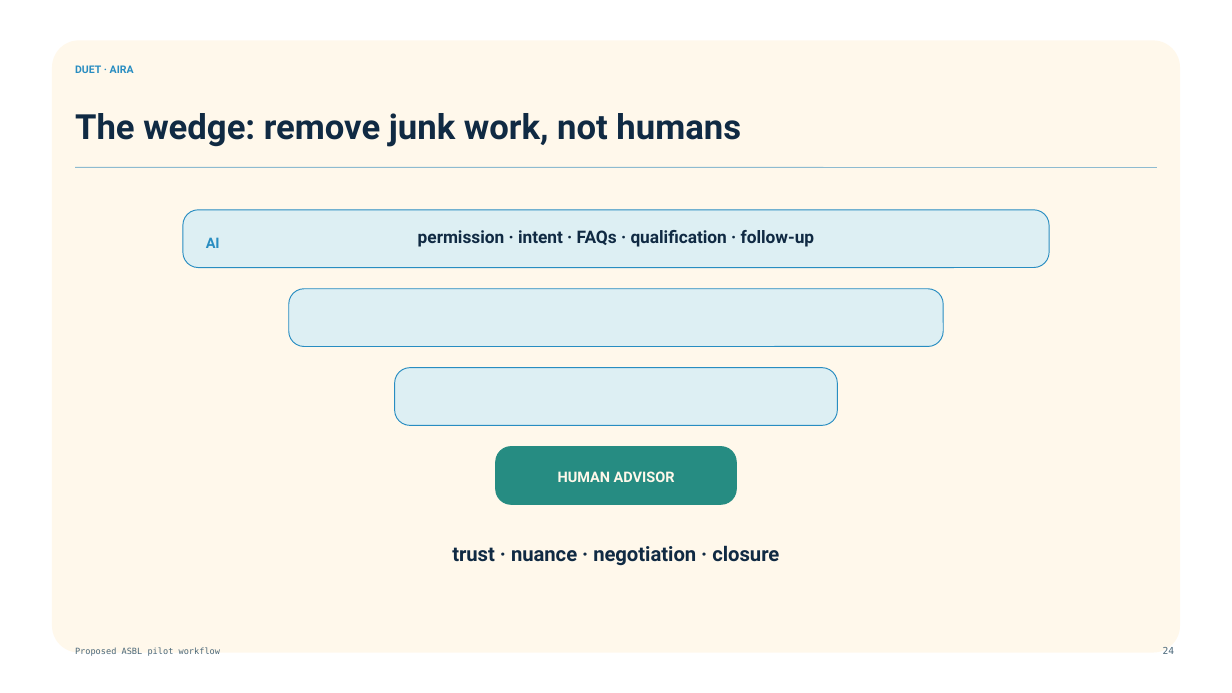
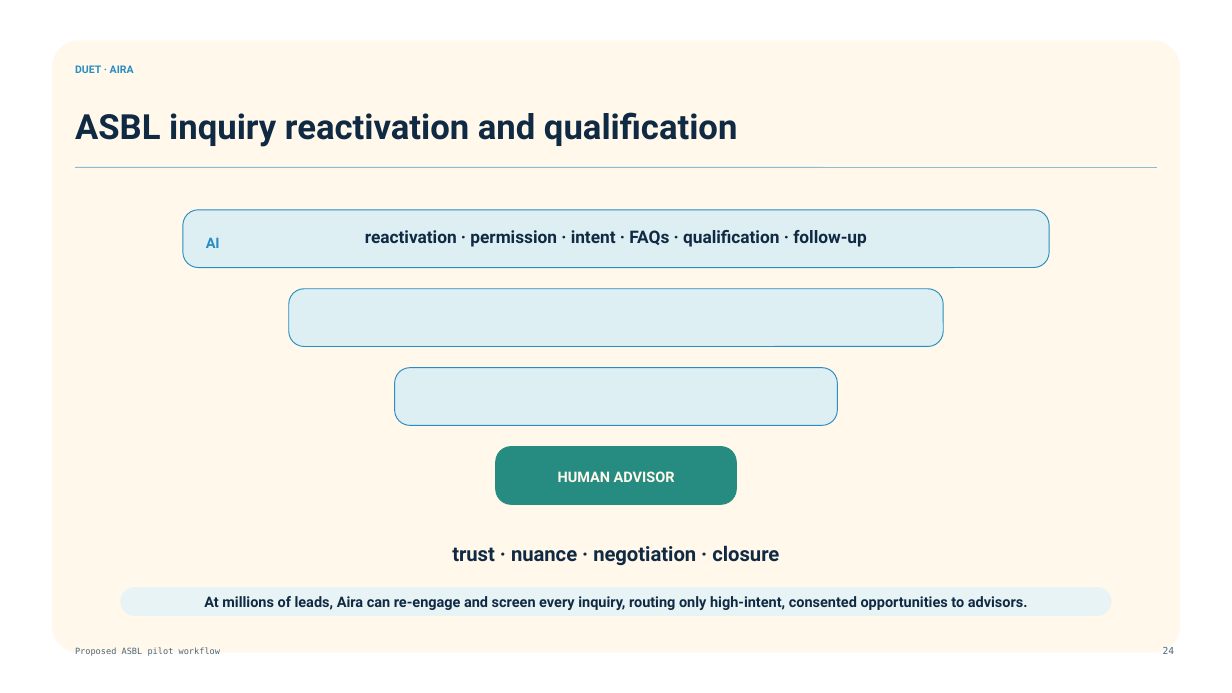
Before and after one commit to mssharatchandra/duet, a slide deck: slide 24 of docs/talk/Duet_Aira_Voice_AI_Tech_Talk_2026-08-25.pptx. Drawn at 1232x693 pixels with LibreOffice and Linux fonts; fonts in the diff are those of the drawing; background and template pictures are left out. Boxes give left, top, right and bottom in pixels: in the first picture for what was removed or moved away, otherwise in the second. Text is boxed around its words. In the diff, an @@ line names an element or a change of style, - is before the commit and + after.

Commit message:
docs: frame ASBL lead reactivation use case

```diff
--- a/docs/talk/Duet_Aira_Voice_AI_Tech_Talk_2026-08-25.pptx
+++ b/docs/talk/Duet_Aira_Voice_AI_Tech_Talk_2026-08-25.pptx
@@ text at box(75, 112, 737, 147): text changed @@
-The wedge: remove junk work, not humans
+ASBL inquiry reactivation and qualification
@@ text at box(365, 230, 867, 247): text changed @@
-permission · intent · FAQs · qualification · follow-up
+reactivation · permission · intent · FAQs · qualification · follow-up
@@ rounded rectangle added at box(120, 587, 1112, 616), fill #E8F3F6, 11.2 pt, text #102A43, bold @@
+At millions of leads, Aira can re-engage and screen every inquiry, routing only high-intent, consented opportunities to advisors.
```
Also in this commit, not shown: 2 other files.
